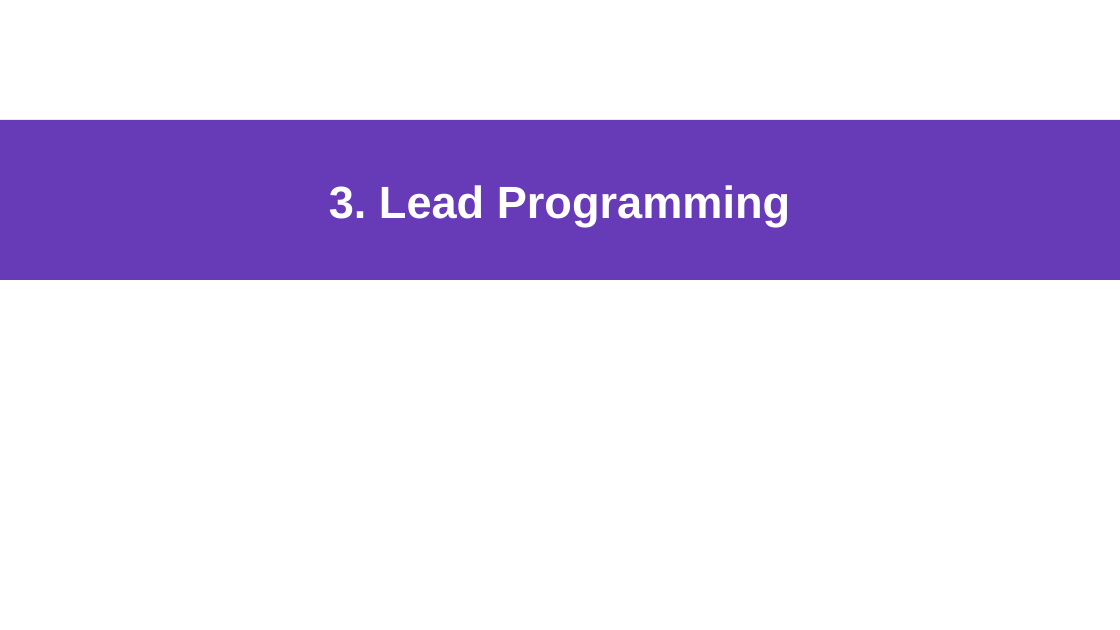
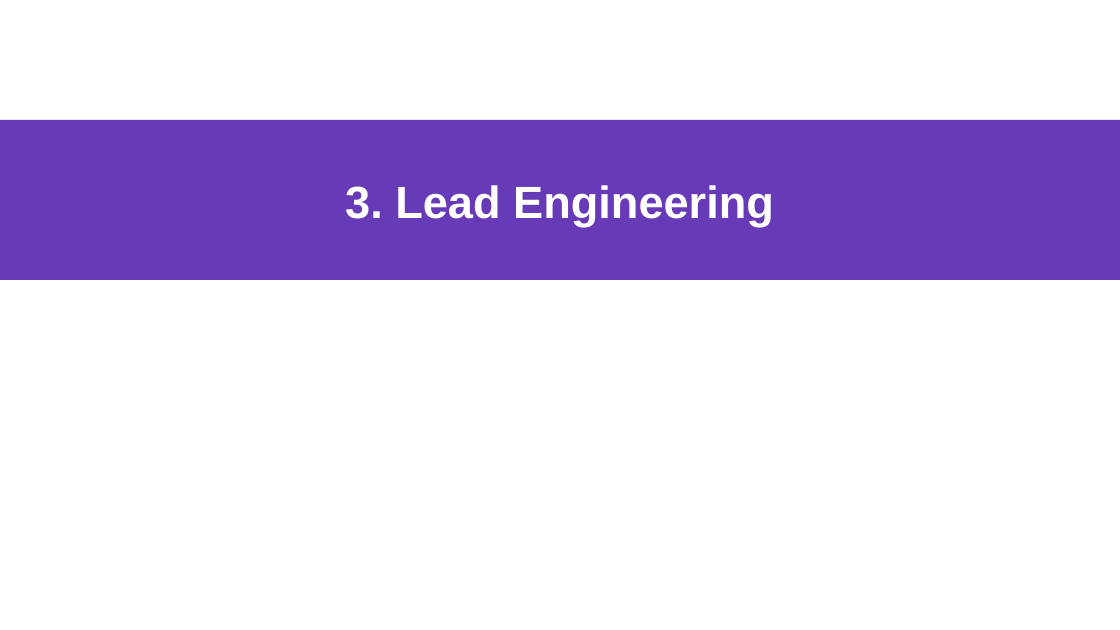
Before and after one commit to dirkriehle/coss-course, a slide deck: slide 11 of Lecture slides/COSS D02 - Research and Startup.odp. Drawn at 1120x630 pixels with LibreOffice and Linux fonts; fonts in the diff are those of the drawing. Boxes give left, top, right and bottom in pixels: in the first picture for what was removed or moved away, otherwise in the second. Text is boxed around its words. In the diff, an @@ line names an element or a change of style, - is before the commit and + after.

```diff
--- a/Lecture slides/COSS D02 - Research and Startup.odp
+++ b/Lecture slides/COSS D02 - Research and Startup.odp
@@ title at bbox=[345, 185, 774, 226]: text changed @@
-3. Lead Programming
+3. Lead Engineering
```
Also in this commit, not shown: 5 other slides changed, 1 slide added, 2 other files.
